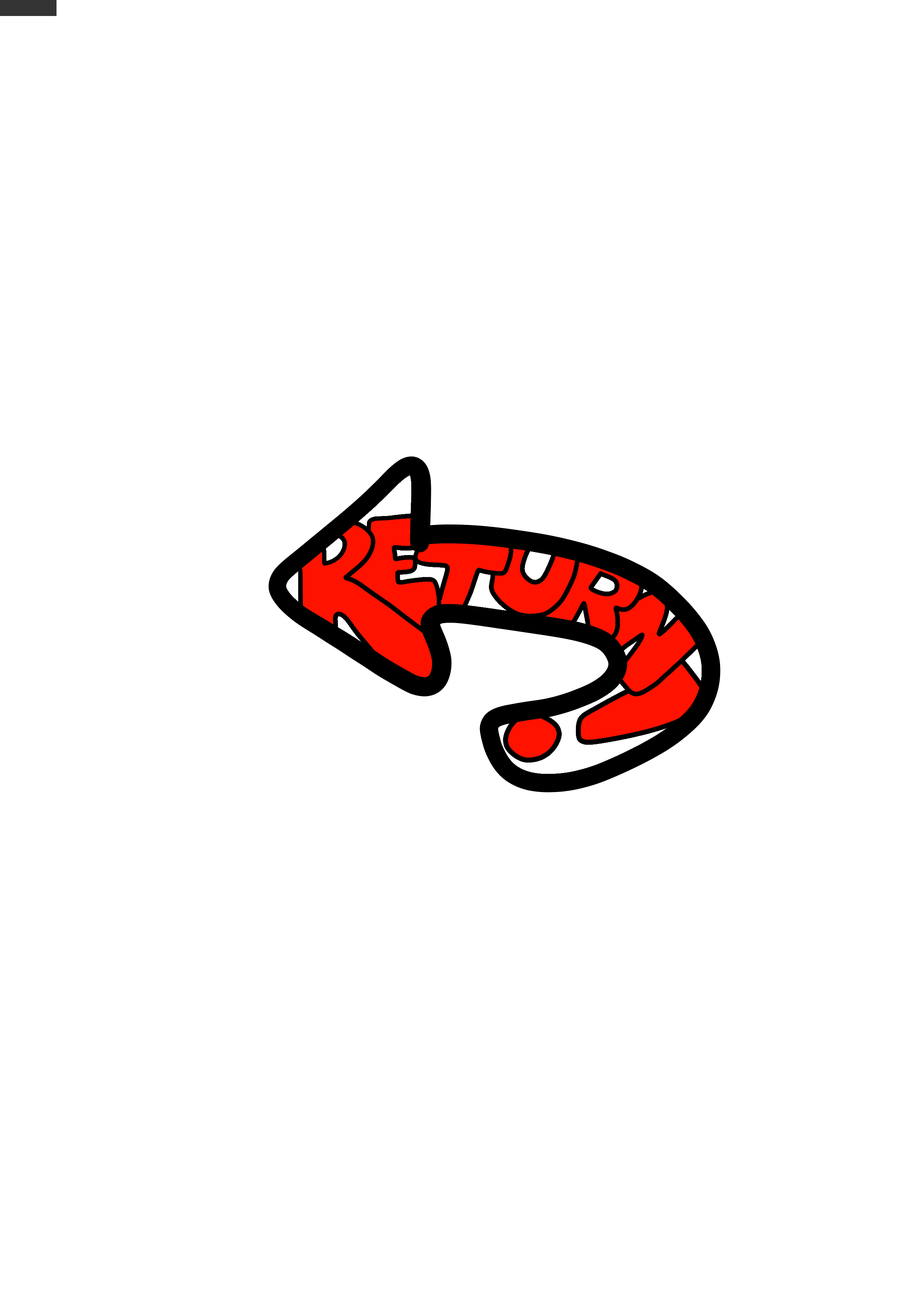
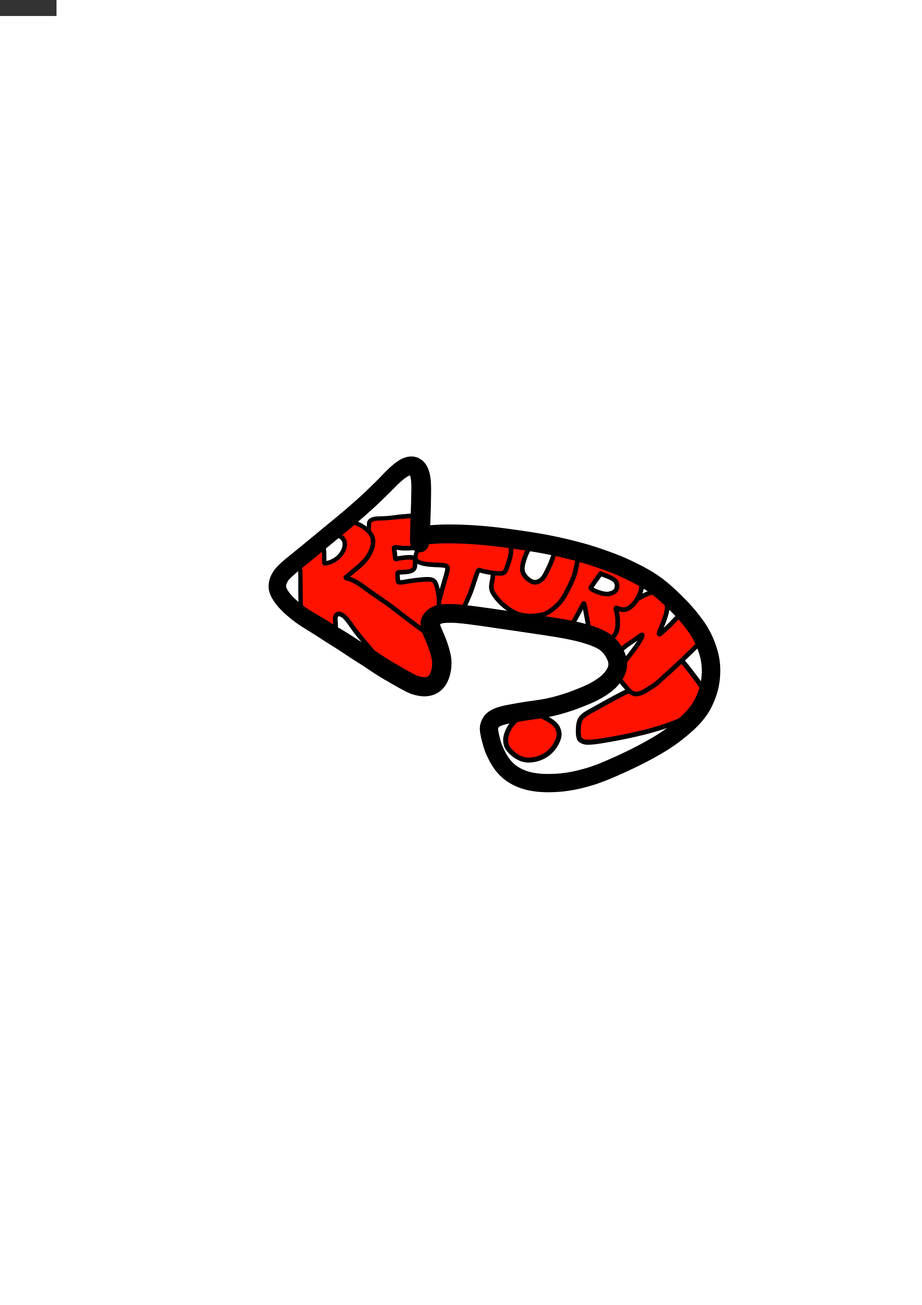
Before/after of a (922, 1305) layered artwork. What changed in the layer stack:
painted on "Capa de pintura 3" over <box>499,642,703,774</box>
painted on "Capa de pintura 4" over <box>286,499,703,715</box>
painted on "Capa de pintura 2" (2nd of 2) over <box>286,475,703,774</box>
painted on "Capa de pintura 6" over <box>286,475,703,774</box>
hid "Capa de pintura 5", painted on it over <box>286,475,703,774</box>
